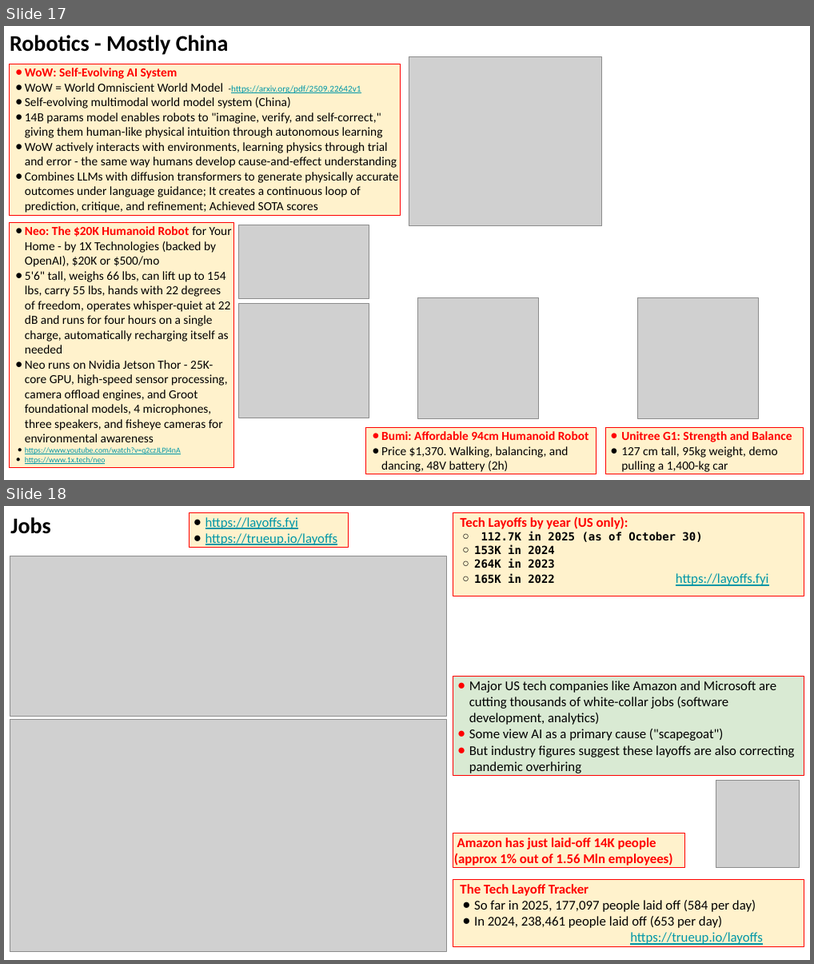
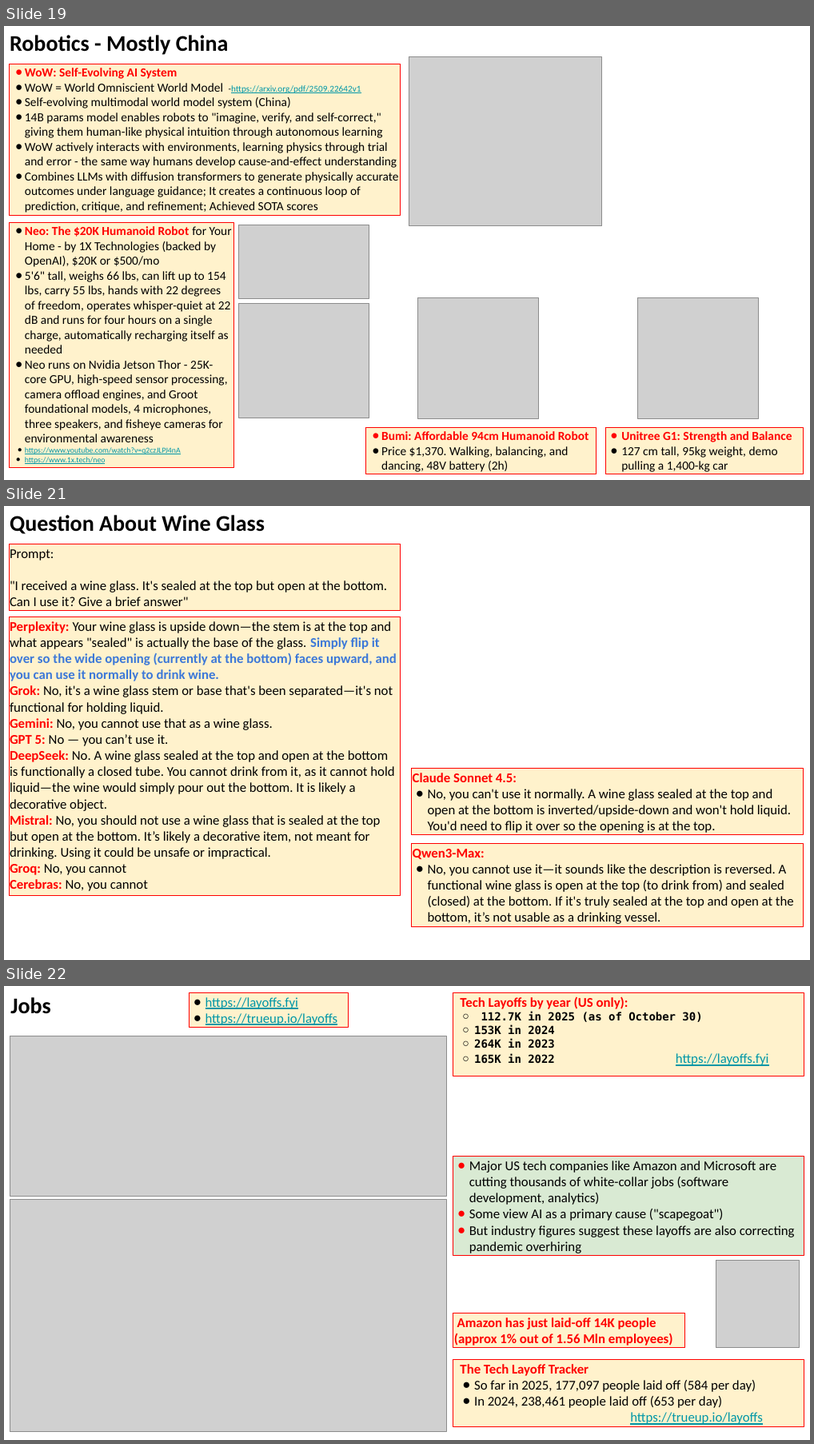
Before and after one commit to lselector/seminar, a slide deck: 2025/2025-10-31-AI-Updates.pptx. Shown one above the other, each under a label of ours: slides 17 and 18 before the commit, slides 19, 21 and 22 after it; the slides between them are not shown. The pictures are 814x964 and 814x1444 pixels, drawn with LibreOffice and Linux fonts; fonts in the diff are those of the drawing; grey boxes stand for pictures. Boxes give left, top, right and bottom in pixels: in the first picture for what was removed or moved away, otherwise in the second. Text is boxed around its words. In the diff, an @@ line names an element or a change of style, - is before the commit and + after.

```diff
--- a/2025/2025-10-31-AI-Updates.pptx
+++ b/2025/2025-10-31-AI-Updates.pptx
@@ slide 21 added at bbox=[4, 506, 810, 960], background #FFFFFF @@
@@ text added at bbox=[10, 515, 265, 534], 20 pt, text #000000, bold @@
+Question About Wine Glass
@@ rectangle added at bbox=[9, 544, 401, 611], fill #FFF2CC, outline #FF0000 0.75 pt, 12 pt, text #000000 @@
+Prompt:
+"I received a wine glass. It's sealed at the top but open at the bottom. Can I use it? Give a brief answer"
@@ rectangle added at bbox=[9, 616, 401, 895], fill #FFF2CC, outline #FF0000 0.75 pt, 12 pt, text #000000 @@
+Perplexity: Your wine glass is upside down—the stem is at the top and what appears "sealed" is actually the base of the glass. Simply flip it over so the wide opening (currently at the bottom) faces upward, and you can use it normally to drink wine.
+Grok: No, it's a wine glass stem or base that's been separated—it's not functional for holding liquid.
+Gemini: No, you cannot use that as a wine glass.
+GPT 5: No — you can’t use it.
+DeepSeek: No. A wine glass sealed at the top and open at the bottom is functionally a closed tube. You cannot drink from it, as it cannot hold liquid—the wine would simply pour out the bottom. It is likely a decorative object.
+Mistral: No, you should not use a wine glass that is sealed at the top but open at the bottom. It’s likely a decorative item, not meant for drinking. Using it could be unsafe or impractical.
+Groq: No, you cannot
+Cerebras: No, you cannot
@@ rectangle added at bbox=[412, 768, 804, 835], fill #FFF2CC, outline #FF0000 0.75 pt, 12 pt, text #000000 @@
+Claude Sonnet 4.5:
+● No, you can't use it normally. A wine glass sealed at the top and open at the bottom is inverted/upside-down and won't hold liquid. You'd need to flip it over so the opening is at the top.
@@ rectangle added at bbox=[412, 843, 804, 926], fill #FFF2CC, outline #FF0000 0.75 pt, 12 pt, text #000000 @@
+Qwen3-Max:
+● No, you cannot use it—it sounds like the description is reversed. A functional wine glass is open at the top (to drink from) and sealed (closed) at the bottom. If it's truly sealed at the top and open at the bottom, it’s not usable as a drinking vessel.
@@ what was slide 17 is now slide 19 @@
@@ what was slide 18 is now slide 22 @@
```
Also in this commit, not shown: 5 slides changed, 3 other slides added.
